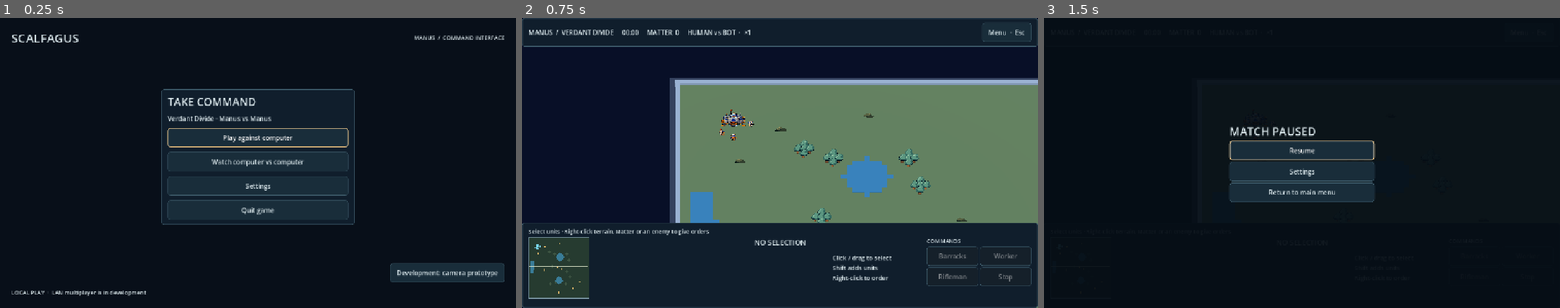
Above: before the commit, frames 1-3 (left to right).
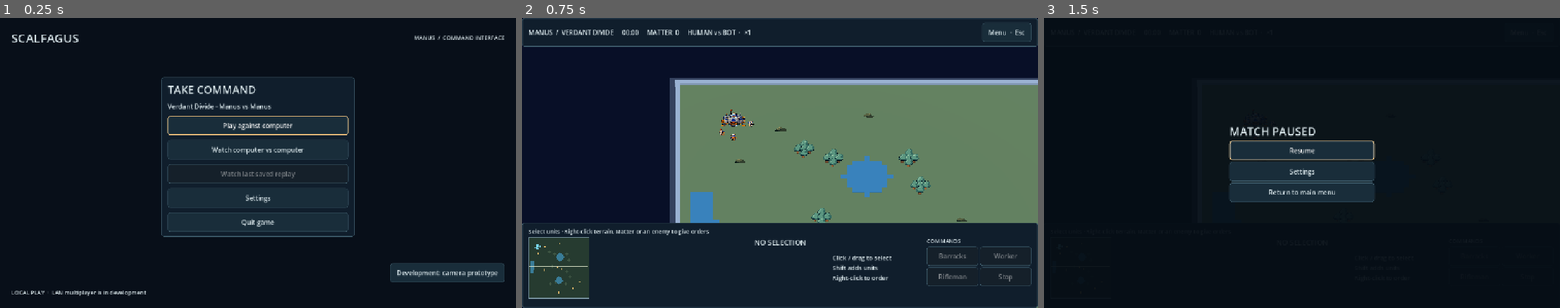
Above: after the commit, the same moments.

Repository: roktiw/scalfagus
Game: Godot game, scene res://scenes/menu.tscn
Same seed, same stepped clock (60 frames per second), same inputs: the game is played once before the commit and once after it.
Inputs:
- Up to frame 1 (0.25 s): no input
- Up to frame 2 (0.75 s): click "Play against computer" at 0.5 s
- Up to frame 3 (1.5 s): click "Menu · Esc" at 1.25 s

The runs differ from the first frame. In frame 1, 4.5% of the frame differs, in the area x 31-69%, y 20-76%; in frame 2, nothing differs; in frame 3, nothing differs.

Commit message:
feat(menu): native Watch Last Replay action enabled only when a local human-match save exists

Diff:
--- a/apps/game/scripts/menu.gd
+++ b/apps/game/scripts/menu.gd
@@ -19,6 +19,7 @@
 var play_button: Button
 var options_button: Button
 var watch_button: Button
+var replay_button: Button
 
 func _ready() -> void:
     set_anchors_and_offsets_preset(Control.PRESET_FULL_RECT)
@@ -61,6 +62,9 @@
     first_button = _add_button(choices, "Play against computer", _start_mirror_vs_bot)
     play_button = first_button
     watch_button = _add_button(choices, "Watch computer vs computer", _start_mirror_bots)
+    replay_button = _add_button(choices, "Watch last saved replay", _start_last_replay)
+    replay_button.disabled = not FileAccess.file_exists("user://replays/last-human-match.json")
+    replay_button.tooltip_text = "Save a Human vs Bot match from the in-game pause menu to enable this."
     options_button = _add_button(choices, "Settings", _open_options)
     _add_button(choices, "Quit game", _quit)
     var debug := _add_button(menu_panel, "Development: camera prototype", _start_game)
@@ -162,6 +166,12 @@
     ProjectSettings.set_setting("scalfagus/mirror_mode", "bot_bot")
     get_tree().change_scene_to_file("res://scenes/mirror_match.tscn")
 
+func _start_last_replay() -> void:
+    if not FileAccess.file_exists("user://replays/last-human-match.json"):
+        return
+    ProjectSettings.set_setting("scalfagus/mirror_mode", "replay")
+    get_tree().change_scene_to_file("res://scenes/mirror_match.tscn")
+
 func _start_game() -> void:
     get_tree().change_scene_to_file("res://scenes/main.tscn")
 
